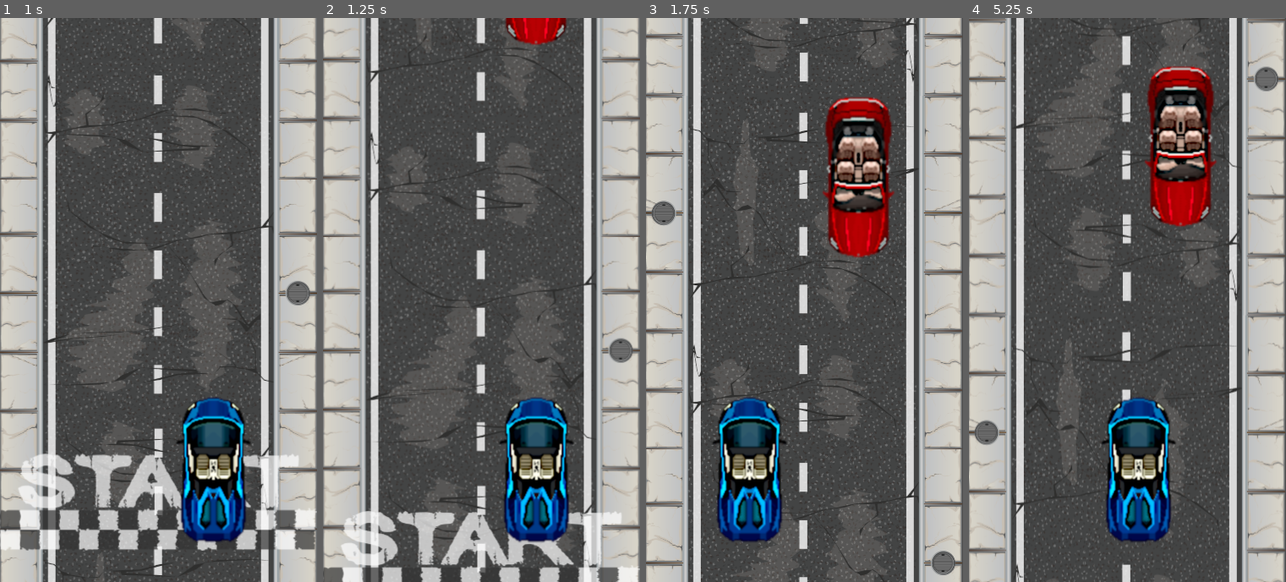
Above: before the commit, frames 1-4 (left to right).
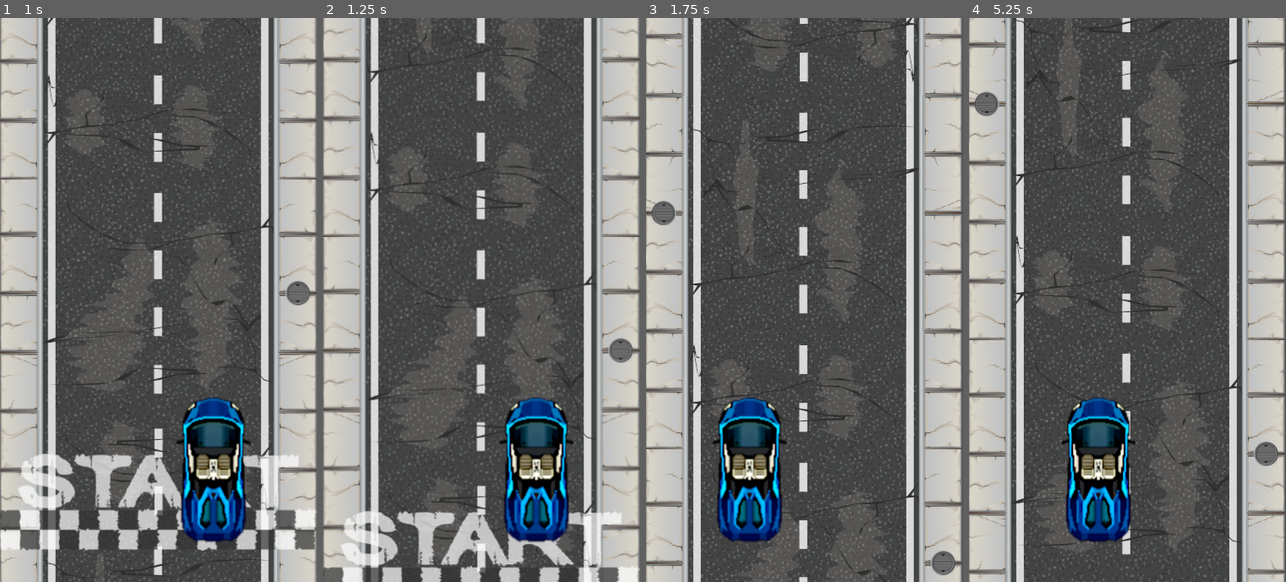
Above: after the commit, the same moments.

Repository: adngdb/coopjam
Game: Godot game, scene res://Levels/1_Level.tscn
The game is run twice, just before and just after one commit, with the same random seed, the same clock (stepped at 60 frames per second) and the same inputs. This scene is started directly instead of the project's main scene.
Inputs (mouse positions are in pixels of both pictures, inside the frame that each line leads up to):
- Up to frame 1 (1 s): move the mouse to (228, 271) at 0.52 s; hold Right (ui_right) from 0.53 s (still down); click (228, 271) at 0.6 s
- Up to frame 2 (1.25 s): keep holding Right (ui_right)
- Up to frame 3 (1.75 s): move the mouse to (741, 328) at 1.27 s; release Right (ui_right) at 1.28 s; hold Left (ui_left) from 1.28 s (still down); click (741, 328) at 1.35 s
- Up to frame 4 (5.25 s): move the mouse to (1159, 175) at 2.02 s; release Left (ui_left) at 2.03 s; hold Right (ui_right) 2.03-3.53 s; click (1159, 175) at 2.1 s; move the mouse to (1111, 412) at 2.77 s; click (1111, 412) at 2.85 s; move the mouse to (1222, 384) at 3.52 s; hold Left (ui_left) from 3.53 s (still down); click (1222, 384) at 3.6 s; move the mouse to (1032, 215) at 4.27 s; click (1032, 215) at 4.35 s; move the mouse to (1143, 300) at 5.02 s; click (1143, 300) at 5.1 s

Frame 1 is identical in both runs. In frame 2, 0.8% of the frame differs, in the area x 57-77%, y 0-5%; in frame 3, 5.0%; in frame 4, 27%, in the area x 0-100%, y 0-100%.

Commit message:
Change the three levels.

Diff:
--- a/Qlas/Levels/1_Level.tscn
+++ b/Qlas/Levels/1_Level.tscn
@@ -5,7 +5,7 @@
 [ext_resource path="res://Objects/Obstacles/RedCar.tscn" type="PackedScene" id=3]
 [ext_resource path="res://Objects/RoadTile/FinishLine.tscn" type="PackedScene" id=4]
 
-[node name="LevelTest" type="Node2D"]
+[node name="1_Level" type="Node2D"]
 
 [node name="Road" type="Node2D" parent="."]
 
@@ -35,13 +35,10 @@
 [node name="Obstacles" type="Node2D" parent="."]
 
 [node name="RedCar" parent="Obstacles" instance=ExtResource( 3 )]
-position = Vector2( 65, -736 )
-
-[node name="RedCar2" parent="Obstacles" instance=ExtResource( 3 )]
-position = Vector2( 64, -1864 )
+position = Vector2( 64, -1416 )
 
 [node name="RedCar3" parent="Obstacles" instance=ExtResource( 3 )]
-position = Vector2( -64, -2432 )
+position = Vector2( -64, -2880 )
 
 [node name="RedCar4" parent="Obstacles" instance=ExtResource( 3 )]
 position = Vector2( 56, -3944 )
--- a/Qlas/Levels/2_Level.tscn
+++ b/Qlas/Levels/2_Level.tscn
@@ -41,7 +41,7 @@
 position = Vector2( 64, -1864 )
 
 [node name="RedCar3" parent="Obstacles" instance=ExtResource( 3 )]
-position = Vector2( -64, -2432 )
+position = Vector2( -64, -2944 )
 
 [node name="RedCar4" parent="Obstacles" instance=ExtResource( 3 )]
 position = Vector2( 56, -3944 )
@@ -49,6 +49,9 @@
 [node name="RedCar5" parent="Obstacles" instance=ExtResource( 3 )]
 position = Vector2( -64, -5472 )
 
+[node name="RedCar6" parent="Obstacles" instance=ExtResource( 3 )]
+position = Vector2( -64, -184 )
+
 [node name="StartLine" parent="." instance=ExtResource( 1 )]
 position = Vector2( 0, -32 )
 
--- a/Qlas/Levels/3_Level.tscn
+++ b/Qlas/Levels/3_Level.tscn
@@ -35,19 +35,28 @@
 [node name="Obstacles" type="Node2D" parent="."]
 
 [node name="RedCar" parent="Obstacles" instance=ExtResource( 3 )]
-position = Vector2( 65, -736 )
+position = Vector2( 70, -480 )
 
 [node name="RedCar2" parent="Obstacles" instance=ExtResource( 3 )]
 position = Vector2( 64, -1864 )
 
 [node name="RedCar3" parent="Obstacles" instance=ExtResource( 3 )]
-position = Vector2( -64, -2432 )
+position = Vector2( 60, -2440 )
 
 [node name="RedCar4" parent="Obstacles" instance=ExtResource( 3 )]
-position = Vector2( 56, -3944 )
+position = Vector2( -68, -3096 )
 
 [node name="RedCar5" parent="Obstacles" instance=ExtResource( 3 )]
 position = Vector2( -64, -5472 )
+
+[node name="RedCar6" parent="Obstacles" instance=ExtResource( 3 )]
+position = Vector2( -66, -1152 )
+
+[node name="RedCar7" parent="Obstacles" instance=ExtResource( 3 )]
+position = Vector2( -68, -3928 )
+
+[node name="RedCar8" parent="Obstacles" instance=ExtResource( 3 )]
+position = Vector2( 68, -4456 )
 
 [node name="StartLine" parent="." instance=ExtResource( 1 )]
 position = Vector2( 0, -32 )
